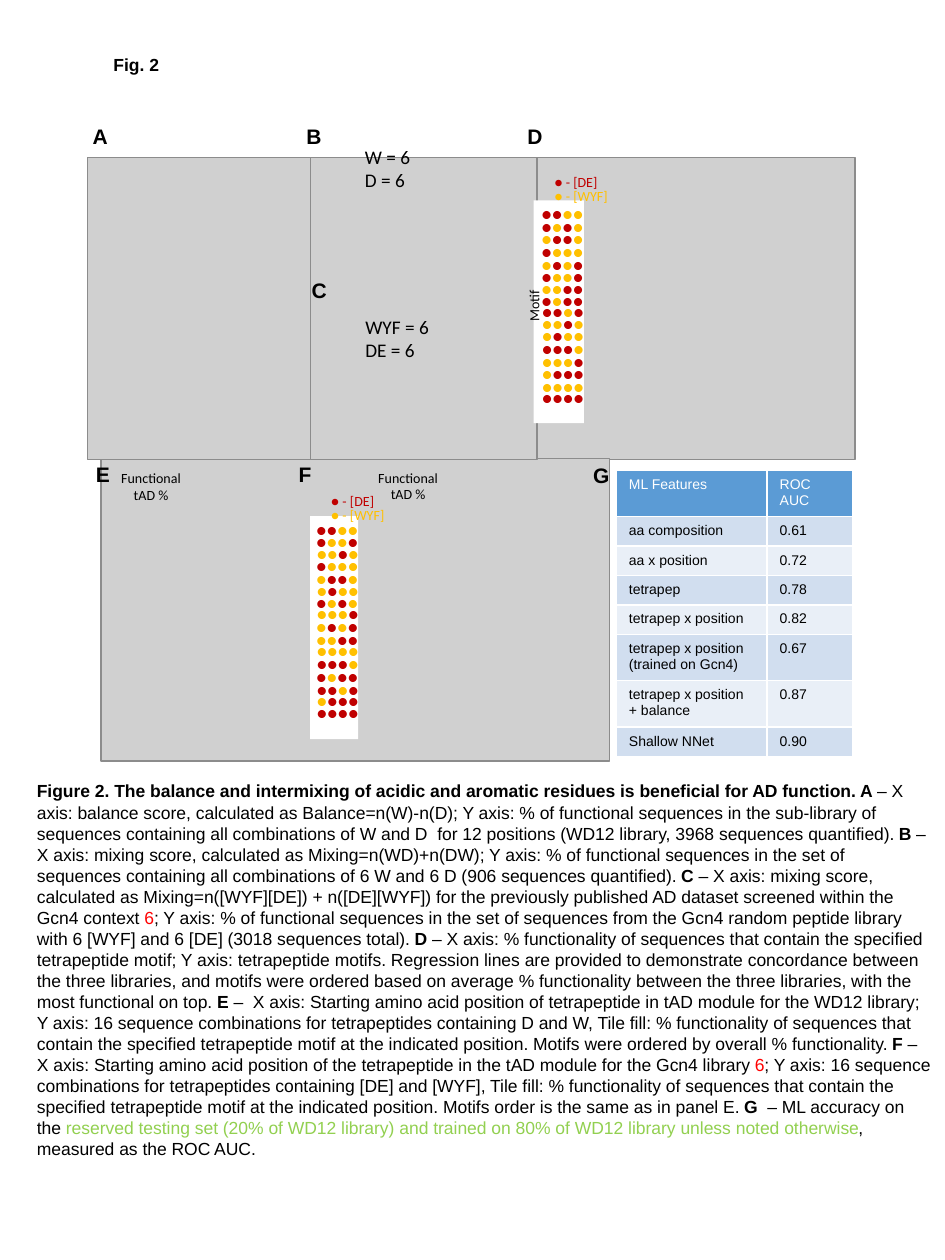
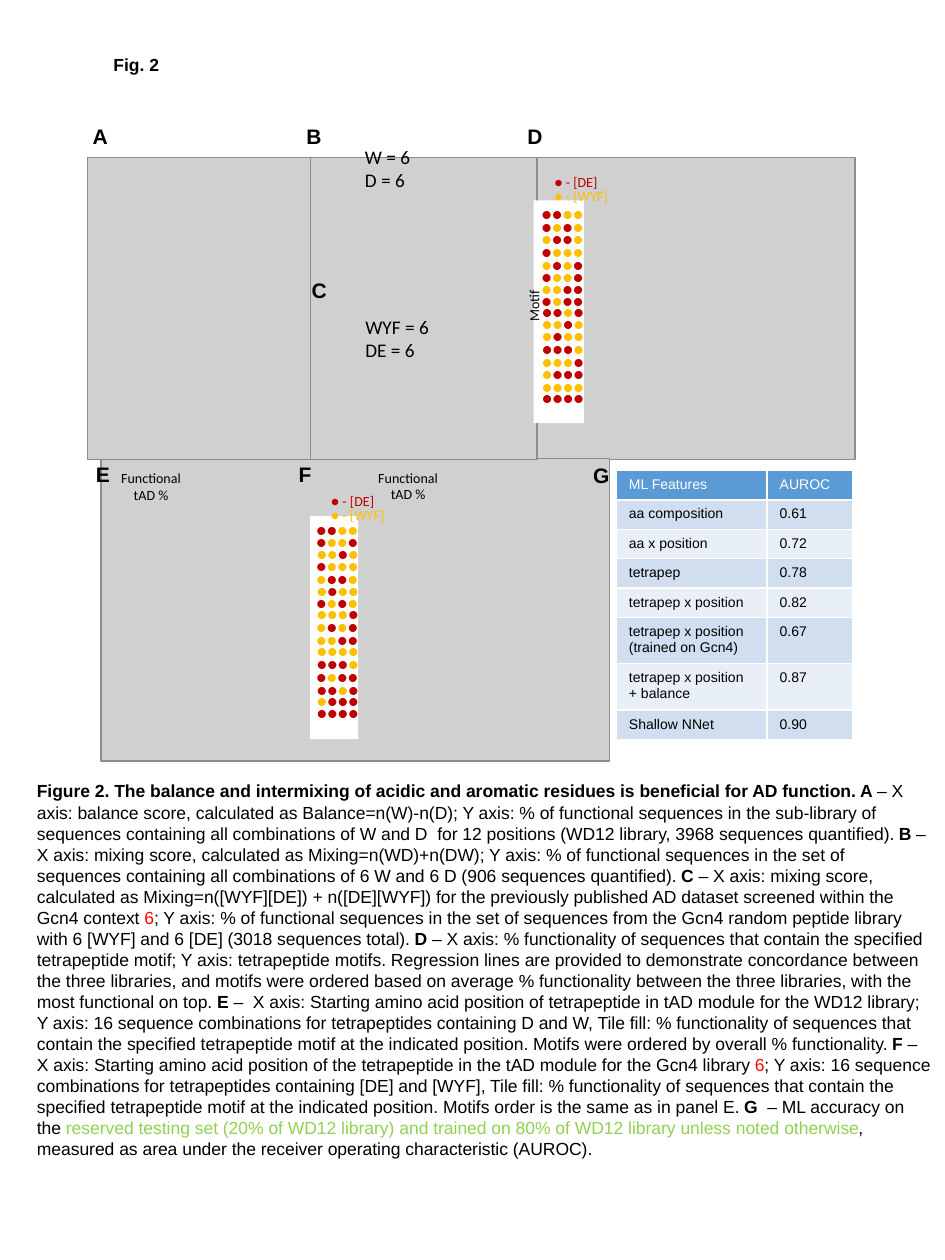
Before and after one commit to bkbroyles/WD-tAD-libraries, a slide deck: slide 2 of fig1_update.pptx. Drawn at 945x1260 pixels with LibreOffice and Linux fonts; fonts in the diff are those of the drawing; grey boxes stand for pictures. Boxes give left, top, right and bottom in pixels: in the first picture for what was removed or moved away, otherwise in the second. Text is boxed around its words. In the diff, an @@ line names an element or a change of style, - is before the commit and + after.

Commit message:
FIgure Update

```diff
--- a/fig1_update.pptx
+++ b/fig1_update.pptx
@@ table at <box>616,470,853,740</box> @@
-row 1, column 2: ROC AUC
+row 1, column 2: AUROC
@@ text at <box>37,784,931,1159</box>: text changed @@
-Figure 2. The balance and intermixing of acidic and aromatic residues is beneficial for AD function. A – X axis: balance score, calculated as Balance=n(W)-n(D); Y axis: % of functional sequences in the sub-library of sequences containing all combinations of W and D for 12 positions (WD12 library, 3968 sequences quantified). B – X axis: mixing score, calculated as Mixing=n(WD)+n(DW); Y axis: % of functional sequences in the set of sequences containing all combinations of 6 W and 6 D (906 sequences quantified). C – X axis: mixing score, calculated as Mixing=n([WYF][DE]) + n([DE][WYF]) for the previously published AD dataset screened within the Gcn4 context 6; Y axis: % of functional sequences in the set of sequences from the Gcn4 random peptide library with 6 [WYF] and 6 [DE] (3018 sequences total). D – X axis: % functionality of sequences that contain the specified tetrapeptide motif; Y axis: tetrapeptide motifs. Regression lines are provided to demonstrate concordance between the three libraries, and motifs were ordered based on average % functionality between the three libraries, with the most functional on top. E – X axis: Starting amino acid position of tetrapeptide in tAD module for the WD12 library; Y axis: 16 sequence combinations for tetrapeptides containing D and W, Tile fill: % functionality of sequences that contain the specified tetrapeptide motif at the indicated position. Motifs were ordered by overall % functionality. F – X axis: Starting amino acid position of the tetrapeptide in the tAD module for the Gcn4 library 6; Y axis: 16 sequence combinations for tetrapeptides containing [DE] and [WYF], Tile fill: % functionality of sequences that contain the specified tetrapeptide motif at the indicated position. Motifs order is the same as in panel E. G – ML accuracy on the reserved testing set (20% of WD12 library) and trained on 80% of WD12 library unless noted otherwise, measured as the ROC AUC.
+Figure 2. The balance and intermixing of acidic and aromatic residues is beneficial for AD function. A – X axis: balance score, calculated as Balance=n(W)-n(D); Y axis: % of functional sequences in the sub-library of sequences containing all combinations of W and D for 12 positions (WD12 library, 3968 sequences quantified). B – X axis: mixing score, calculated as Mixing=n(WD)+n(DW); Y axis: % of functional sequences in the set of sequences containing all combinations of 6 W and 6 D (906 sequences quantified). C – X axis: mixing score, calculated as Mixing=n([WYF][DE]) + n([DE][WYF]) for the previously published AD dataset screened within the Gcn4 context 6; Y axis: % of functional sequences in the set of sequences from the Gcn4 random peptide library with 6 [WYF] and 6 [DE] (3018 sequences total). D – X axis: % functionality of sequences that contain the specified tetrapeptide motif; Y axis: tetrapeptide motifs. Regression lines are provided to demonstrate concordance between the three libraries, and motifs were ordered based on average % functionality between the three libraries, with the most functional on top. E – X axis: Starting amino acid position of tetrapeptide in tAD module for the WD12 library; Y axis: 16 sequence combinations for tetrapeptides containing D and W, Tile fill: % functionality of sequences that contain the specified tetrapeptide motif at the indicated position. Motifs were ordered by overall % functionality. F – X axis: Starting amino acid position of the tetrapeptide in the tAD module for the Gcn4 library 6; Y axis: 16 sequence combinations for tetrapeptides containing [DE] and [WYF], Tile fill: % functionality of sequences that contain the specified tetrapeptide motif at the indicated position. Motifs order is the same as in panel E. G – ML accuracy on the reserved testing set (20% of WD12 library) and trained on 80% of WD12 library unless noted otherwise, measured as area under the receiver operating characteristic (AUROC).
```
Also in this commit, not shown: 1 other slide changed, 16 other files.
